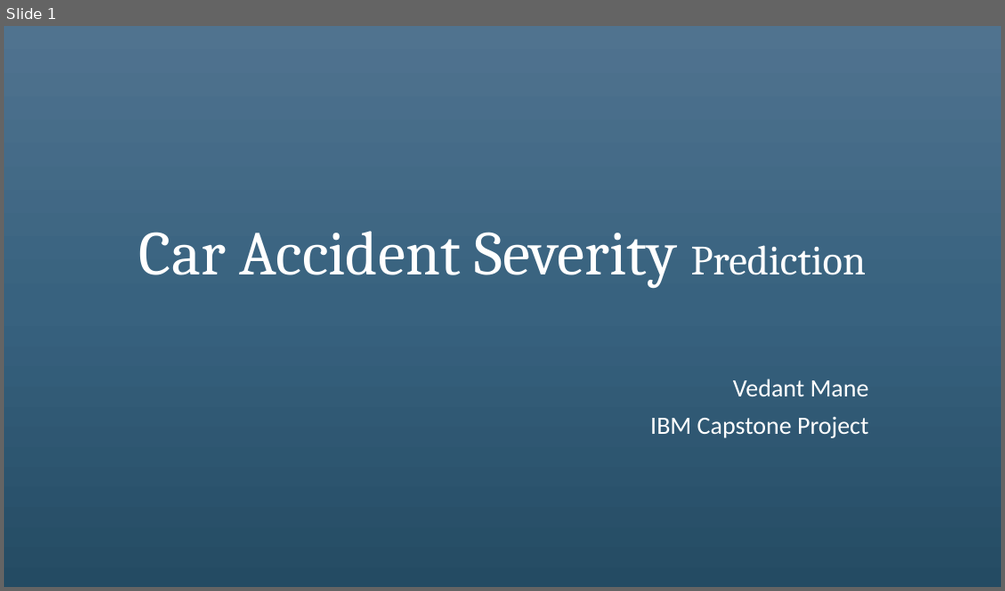
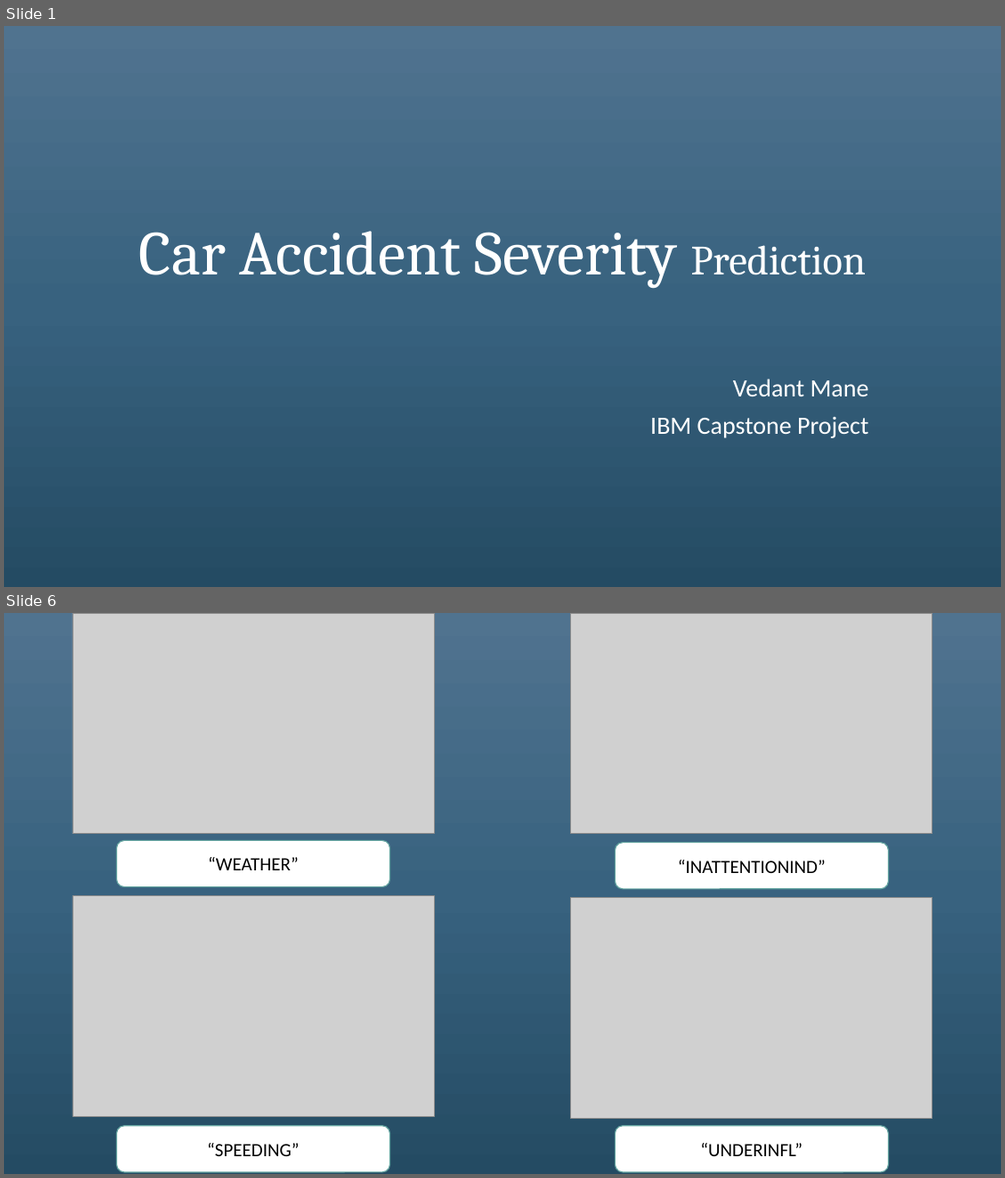
Before and after one commit to vedantmane/Car-Accident-Severity-Prediction, a slide deck: Presentation/CAS Presentation.pptx. Shown one above the other, each under a label of ours: slide 1 before the commit, slides 1 and 6 after it; the slides between them are not shown. The pictures are 1005x591 and 1005x1178 pixels, drawn with LibreOffice and Linux fonts; fonts in the diff are those of the drawing; grey boxes stand for pictures. Boxes give left, top, right and bottom in pixels: in the first picture for what was removed or moved away, otherwise in the second. Text is boxed around its words. In the diff, an @@ line names an element or a change of style, - is before the commit and + after.

```diff
--- a/Presentation/CAS Presentation.pptx
+++ b/Presentation/CAS Presentation.pptx
@@ slide 6 added at <box>4,613,1001,1174</box>, background gradient #517491 to #38627F to #244C64 @@
@@ picture added at <box>73,613,434,834</box> @@
@@ picture added at <box>571,613,932,834</box> @@
@@ rounded rectangle added at <box>117,840,390,887</box>, fill #FFFFFF, outline #62A39F 1 pt, 18 pt, text #000000 @@
+“WEATHER”
@@ rounded rectangle added at <box>615,843,889,889</box>, fill #FFFFFF, outline #62A39F 1 pt, 18 pt, text #000000 @@
+“INATTENTIONIND”
@@ picture added at <box>73,896,434,1116</box> @@
@@ picture added at <box>571,897,932,1118</box> @@
@@ rounded rectangle added at <box>117,1126,390,1172</box>, fill #FFFFFF, outline #62A39F 1 pt, 18 pt, text #000000 @@
+“SPEEDING”
@@ rounded rectangle added at <box>615,1126,889,1172</box>, fill #FFFFFF, outline #62A39F 1 pt, 18 pt, text #000000 @@
+“UNDERINFL”
```
Also in this commit, not shown: 4 slides changed, 12 other slides added, 9 slides removed.
